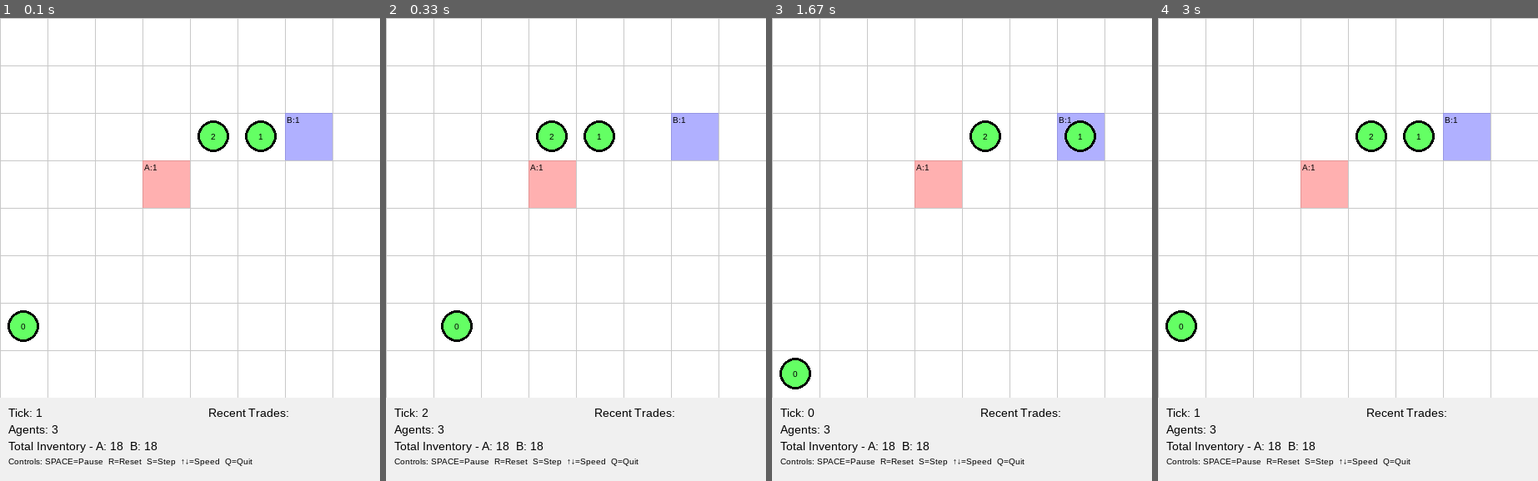
Above: before the commit, frames 1-4 (left to right).
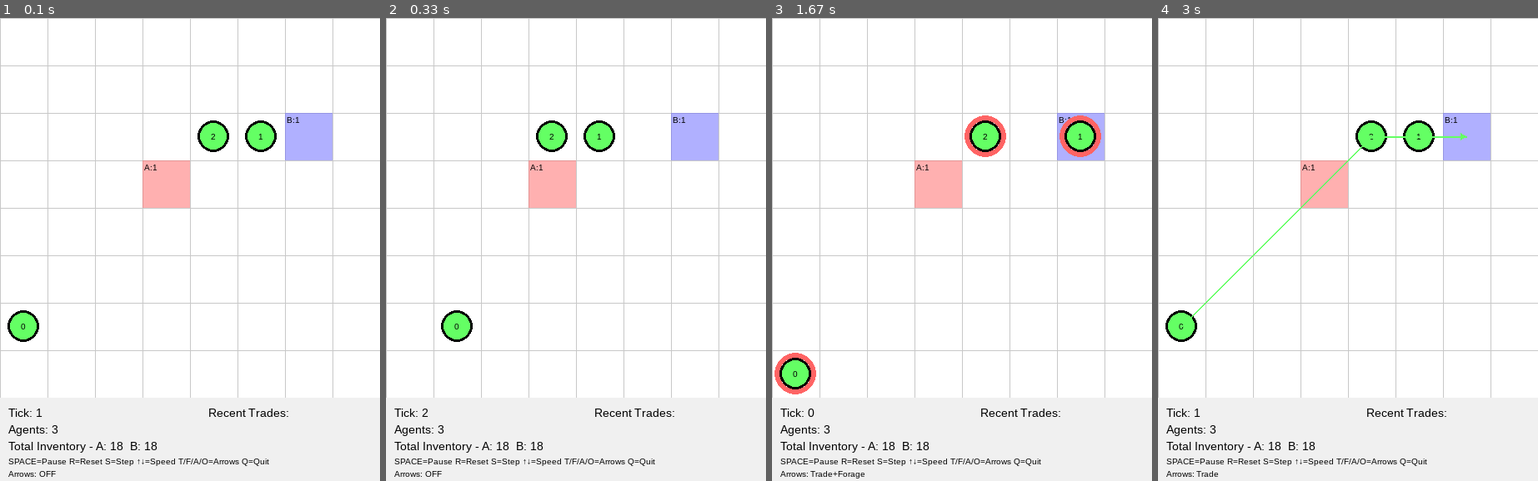
Above: after the commit, the same moments.

Repository: cmfunderburk/vmt-dev
Game: pygame game, started from main.py
The game is run twice, just before and just after one commit, with the same random seed, the same clock (stepped at 60 frames per second) and the same inputs.
Inputs:
- Up to frame 1 (0.1 s): no input
- Up to frame 2 (0.33 s): no input
- Up to frame 3 (1.67 s): tap Space at 0.33 s; hold A 0.67-1.2 s; tap R at 1.23 s
- Up to frame 4 (3 s): hold S 1.83-2.37 s; tap F at 1.9 s

The runs differ from the first frame. In frame 1, 0.6% of the frame differs, in the area x 2-71%, y 95-100%; in frame 2, 0.6%; in frame 3, 1.6%, in the area x 0-87%, y 21-100%; in frame 4, 0.8%.

Commit message:
added target arrows + idle indicators to renderer (distinct trade + forage arrows)

Diff:
--- a/main.py
+++ b/main.py
@@ -48,6 +48,10 @@
     print("  UP/DOWN: Increase/decrease speed")
     if renderer.needs_scrolling:
         print("  ARROW KEYS: Scroll camera (large grid)")
+    print("  T: Toggle trade arrows")
+    print("  F: Toggle forage arrows")
+    print("  A: All arrows on")
+    print("  O: All arrows off")
     print("  Q: Quit")
     print()
 
@@ -84,6 +88,30 @@
                 elif event.key == pygame.K_q:
                     running = False
 
+                elif event.key == pygame.K_t:
+                    # Toggle trade arrows only
+                    renderer.show_trade_arrows = not renderer.show_trade_arrows
+                    status = "ON" if renderer.show_trade_arrows else "OFF"
+                    print(f"Trade arrows: {status}")
+
+                elif event.key == pygame.K_f:
+                    # Toggle forage arrows only
+                    renderer.show_forage_arrows = not renderer.show_forage_arrows
+                    status = "ON" if renderer.show_forage_arrows else "OFF"
+                    print(f"Forage arrows: {status}")
+
+                elif event.key == pygame.K_a:
+                    # Toggle all arrows on
+                    renderer.show_trade_arrows = True
+                    renderer.show_forage_arrows = True
+                    print("All arrows: ON")
+
+                elif event.key == pygame.K_o:
+                    # Toggle all arrows off
+                    renderer.show_trade_arrows = False
+                    renderer.show_forage_arrows = False
+                    print("All arrows: OFF")
+
         # Handle camera scrolling (for large grids)
         keys = pygame.key.get_pressed()
         renderer.handle_camera_input(keys)
--- a/scenarios/perf_both_modes.yaml
+++ b/scenarios/perf_both_modes.yaml
@@ -1,6 +1,7 @@
-# Performance Benchmark: Combined Forage & Exchange Modes
+# Performance Benchmark: Combined Forage & Exchange Modes (Simultaneous)
 # 400 agents, 50x50 grid, balanced resources and inventories
 # 75 CES agents + 25 Linear agents with randomized utility parameters
+# Both forage and trade modes active simultaneously (no mode schedule)
 # Seed 42 for deterministic reproducibility
 
 schema_version: 1
@@ -160,9 +161,4 @@
   density: 0.20  # Moderate density
   amount: 5
 
-# Both modes available
-mode_schedule:
-  type: global_cycle
-  forage_ticks: 15
-  trade_ticks: 15
-  start_mode: forage
+# No mode_schedule specified = both modes available simultaneously at all times
--- a/src/vmt_pygame/renderer.py
+++ b/src/vmt_pygame/renderer.py
@@ -98,9 +98,16 @@
         self.COLOR_GREEN = (100, 255, 100)
         self.COLOR_PURPLE = (200, 100, 255)
         self.COLOR_YELLOW = (255, 255, 100)
+        self.COLOR_ARROW_TRADE = (100, 255, 100)      # Green for trade targeting
+        self.COLOR_ARROW_FORAGE = (255, 165, 0)       # Orange for forage targeting
+        self.COLOR_IDLE_BORDER = (255, 100, 100)      # Red border for idle agents
 
         # Track trade events for visualization
         self.recent_trades = self.sim.telemetry.recent_trades_for_renderer
+
+        # Arrow visualization state
+        self.show_trade_arrows = False
+        self.show_forage_arrows = False
 
     def handle_camera_input(self, keys):
         """Handle camera movement with arrow keys."""
@@ -142,6 +149,7 @@
         self.draw_grid()
         self.draw_resources()
         self.draw_agents()
+        self.draw_target_arrows()
         self.draw_trade_indicators()
         self.draw_hud()
 
@@ -464,6 +472,154 @@
             #         agents, screen_x, screen_y, agent_count
             #     )
 
+    def draw_arrow(self, start_pos, end_pos, color, width=2):
+        """
+        Draw arrow from start to end position with arrowhead.
+
+        Args:
+            start_pos: (screen_x, screen_y) tuple
+            end_pos: (screen_x, screen_y) tuple
+            color: RGB color tuple
+            width: Line width in pixels
+        """
+        # Draw line
+        pygame.draw.line(self.screen, color, start_pos, end_pos, width)
+
+        # Calculate arrowhead
+        dx = end_pos[0] - start_pos[0]
+        dy = end_pos[1] - start_pos[1]
+        length = math.sqrt(dx*dx + dy*dy)
+
+        if length < 1:
+            return  # Too short to draw arrowhead
+
+        # Normalize direction
+        dx /= length
+        dy /= length
+
+        # Arrowhead parameters
+        arrow_len = 8
+        arrow_angle = math.pi / 6  # 30 degrees
+
+        # Calculate arrowhead points
+        p1 = (
+            end_pos[0] - arrow_len * (dx * math.cos(arrow_angle) + dy * math.sin(arrow_angle)),
+            end_pos[1] - arrow_len * (dy * math.cos(arrow_angle) - dx * math.sin(arrow_angle))
+        )
+        p2 = (
+            end_pos[0] - arrow_len * (dx * math.cos(arrow_angle) - dy * math.sin(arrow_angle)),
+            end_pos[1] - arrow_len * (dy * math.cos(arrow_angle) + dx * math.sin(arrow_angle))
+        )
+
+        # Draw arrowhead
+        pygame.draw.polygon(self.screen, color, [end_pos, p1, p2])
+
+    def draw_target_arrows(self):
+        """Draw arrows showing agent movement targets and highlight idle agents."""
+        arrows_enabled = self.show_trade_arrows or self.show_forage_arrows
+        if not arrows_enabled:
+            return  # Early exit if all arrows disabled
+
+        # Track idle agents for border rendering
+        idle_agents = []
+
+        for agent in self.sim.agents:
+            if agent.target_pos is None:
+                # Idle agent - track for border rendering
+                idle_agents.append(agent)
+                continue
+
+            # Determine arrow type
+            is_trade = agent.target_agent_id is not None
+            is_forage = agent.target_agent_id is None
+
+            # Skip if this arrow type is disabled
+            if is_trade and not self.show_trade_arrows:
+                continue
+            if is_forage and not self.show_forage_arrows:
+                continue
+
+            # Convert positions to screen coordinates
+            agent_x, agent_y = agent.pos
+            target_x, target_y = agent.target_pos
+
+            agent_screen = self.to_screen_coords(agent_x, agent_y)
+            target_screen = self.to_screen_coords(target_x, target_y)
+
+            # Check if either endpoint is visible (viewport culling)
+            if not (self.is_visible(agent_screen[0], agent_screen[1]) or
+                    self.is_visible(target_screen[0], target_screen[1])):
+                continue
+
+            # Calculate cell centers for arrow endpoints
+            agent_center = (
+                agent_screen[0] + self.cell_size // 2,
+                agent_screen[1] + self.cell_size // 2
+            )
+            target_center = (
+                target_screen[0] + self.cell_size // 2,
+                target_screen[1] + self.cell_size // 2
+            )
+
+            # Choose color based on target type
+            color = self.COLOR_ARROW_TRADE if is_trade else self.COLOR_ARROW_FORAGE
+
+            # Draw arrow
+            self.draw_arrow(agent_center, target_center, color, width=2)
+
+        # Draw red borders for idle agents
+        self.draw_idle_agent_borders(idle_agents)
+
+    def draw_idle_agent_borders(self, idle_agents):
+        """
+        Draw red borders around idle agents (those with no target).
+
+        Args:
+            idle_agents: List of agents with no target_pos
+        """
+        # Group idle agents by position for proper rendering
+        position_groups = {}
+        for agent in idle_agents:
+            pos = agent.pos
+            if pos not in position_groups:
+                position_groups[pos] = []
+            position_groups[pos].append(agent)
+
+        # Sort agents within each group by ID for deterministic rendering
+        for pos in position_groups:
+            position_groups[pos].sort(key=lambda a: a.id)
+
+        for pos, agents in position_groups.items():
+            x, y = pos
+            screen_x, screen_y = self.to_screen_coords(x, y)
+
+            # Skip if not visible
+            if not self.is_visible(screen_x, screen_y):
+                continue
+
+            # Calculate cell center
+            cell_center_x = screen_x + self.cell_size // 2
+            cell_center_y = screen_y + self.cell_size // 2
+
+            # Calculate optimal radius for this group size
+            agent_count = len(agents)
+            radius = self.calculate_agent_radius(self.cell_size, agent_count)
+
+            # Draw red border for each idle agent
+            border_width = max(2, radius // 3)  # Border scales with agent size
+
+            for idx, agent in enumerate(agents):
+                # Get display position for this agent (same logic as draw_agents)
+                px, py = self.calculate_agent_display_position(
+                    idx, agent_count, cell_center_x, cell_center_y
+                )
+
+                # Draw red border circle
+                pygame.draw.circle(
+                    self.screen, self.COLOR_IDLE_BORDER, (px, py),
+                    radius + border_width, border_width
+                )
+
     def draw_trade_indicators(self):
         """Draw indicators for recent trades."""
         # This method is now obsolete as trades are drawn on the HUD
@@ -507,11 +663,26 @@
 
         # Controls (with scrolling if needed)
         if self.needs_scrolling:
-            controls_text = "SPACE=Pause R=Reset S=Step ←→↑↓=Scroll/Speed Q=Quit"
+            controls_text = "SPACE=Pause R=Reset S=Step ←→↑↓=Scroll/Speed T/F/A/O=Arrows Q=Quit"
         else:
-            controls_text = "Controls: SPACE=Pause  R=Reset  S=Step  ↑↓=Speed  Q=Quit"
+            controls_text = "SPACE=Pause R=Reset S=Step ↑↓=Speed T/F/A/O=Arrows Q=Quit"
         controls_label = self.small_font.render(controls_text, True, self.COLOR_BLACK)
         self.screen.blit(controls_label, (10, hud_y + 60))
+
+        # Arrow toggle status
+        arrow_status_parts = []
+        if self.show_trade_arrows:
+            arrow_status_parts.append("Trade")
+        if self.show_forage_arrows:
+            arrow_status_parts.append("Forage")
+
+        if arrow_status_parts:
+            arrow_status = "Arrows: " + "+".join(arrow_status_parts)
+        else:
+            arrow_status = "Arrows: OFF"
+
+        arrow_label = self.small_font.render(arrow_status, True, self.COLOR_BLACK)
+        self.screen.blit(arrow_label, (10, hud_y + 75))
 
         # Recent trades (flexible format for barter and monetary)
         trade_hud_y = hud_y
Not shown, added: docs/tmp/target_arrows_implementation.md
